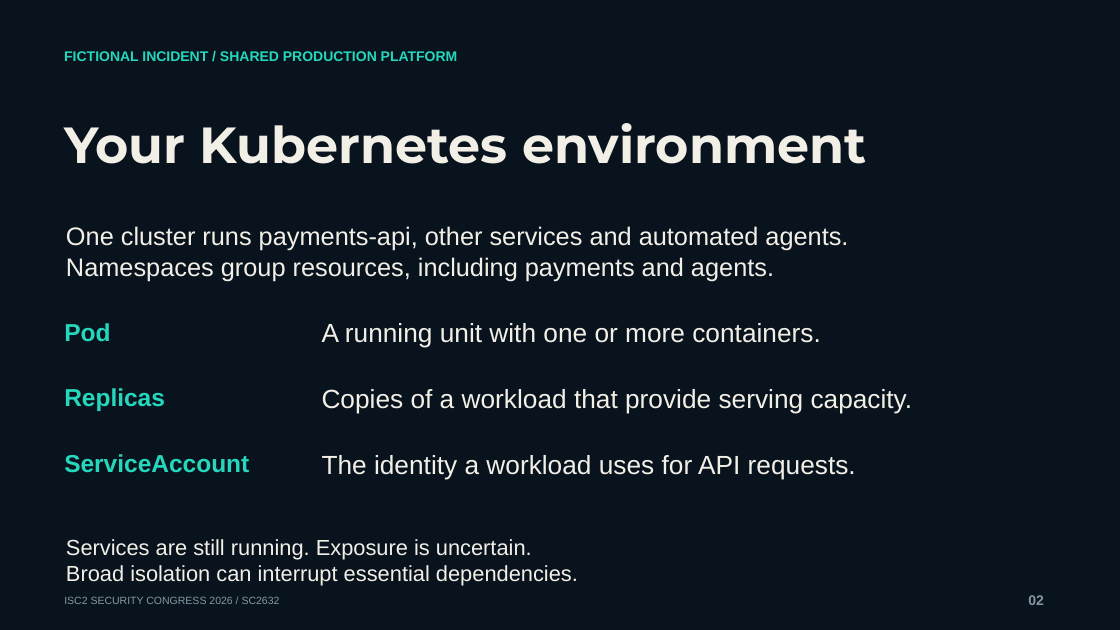
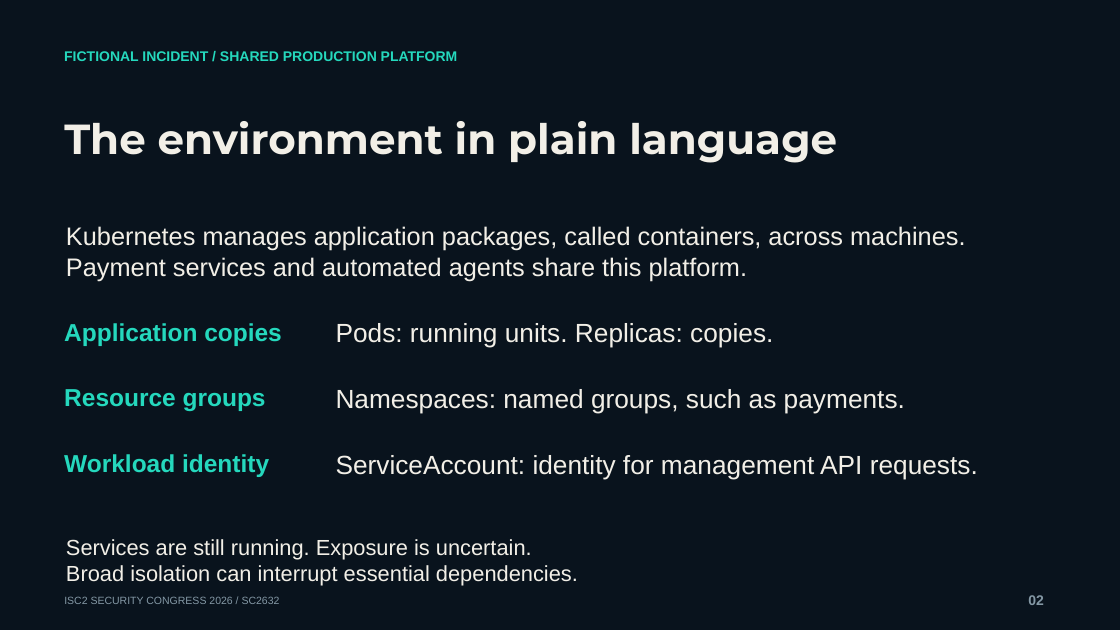
Before and after one commit to mgunjan/sc2632-tabletop, a slide deck: slide 2 of submission/2026-10-13/SC2632-session-four-cases.pptx. Drawn at 1120x630 pixels with LibreOffice and Linux fonts; fonts in the diff are those of the drawing. Boxes give left, top, right and bottom in pixels: in the first picture for what was removed or moved away, otherwise in the second. Text is boxed around its words. In the diff, an @@ line names an element or a change of style, - is before the commit and + after.

Commit message:
Make workshop tasks accessible without Kubernetes experience

```diff
--- a/submission/2026-10-13/SC2632-session-four-cases.pptx
+++ b/submission/2026-10-13/SC2632-session-four-cases.pptx
@@ text at box(64, 121, 837, 163): text changed; size 43.5 to 36 pt @@
-Your Kubernetes environment
+The environment in plain language
@@ text at box(66, 226, 965, 281): text changed @@
-One cluster runs payments-api, other services and automated agents.
-Namespaces group resources, including payments and agents.
+Kubernetes manages application packages, called containers, across machines.
+Payment services and automated agents share this platform.
@@ text at box(64, 323, 282, 346): text changed @@
-Pod
+Application copies
@@ text at box(336, 323, 773, 348): text changed @@
-A running unit with one or more containers.
+Pods: running units. Replicas: copies.
@@ text at box(64, 389, 266, 411): text changed @@
-Replicas
+Resource groups
@@ text at box(336, 389, 905, 414): text changed @@
-Copies of a workload that provide serving capacity.
+Namespaces: named groups, such as payments.
@@ text at box(64, 454, 269, 477): text changed @@
-ServiceAccount
+Workload identity
@@ text at box(336, 455, 978, 479): text changed @@
-The identity a workload uses for API requests.
+ServiceAccount: identity for management API requests.
```
Also in this commit, not shown: 6 other slides changed, 13 other files.
